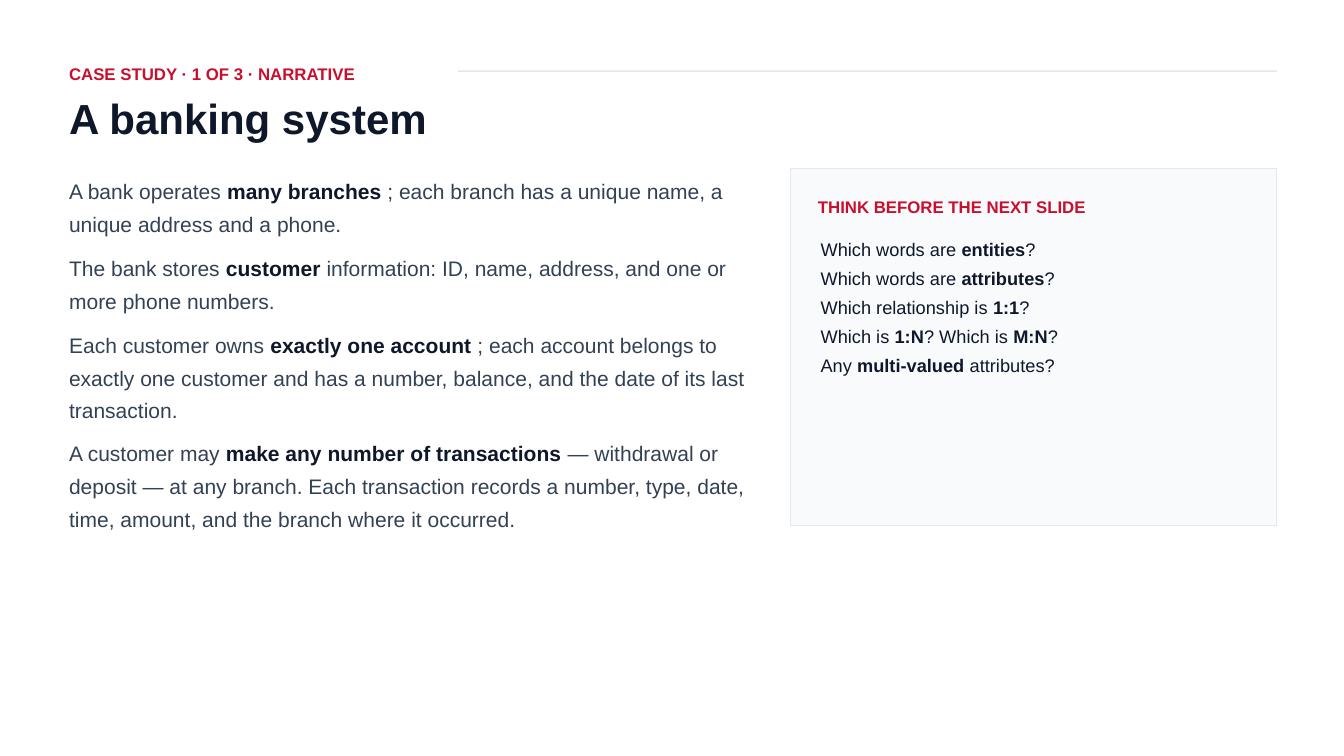
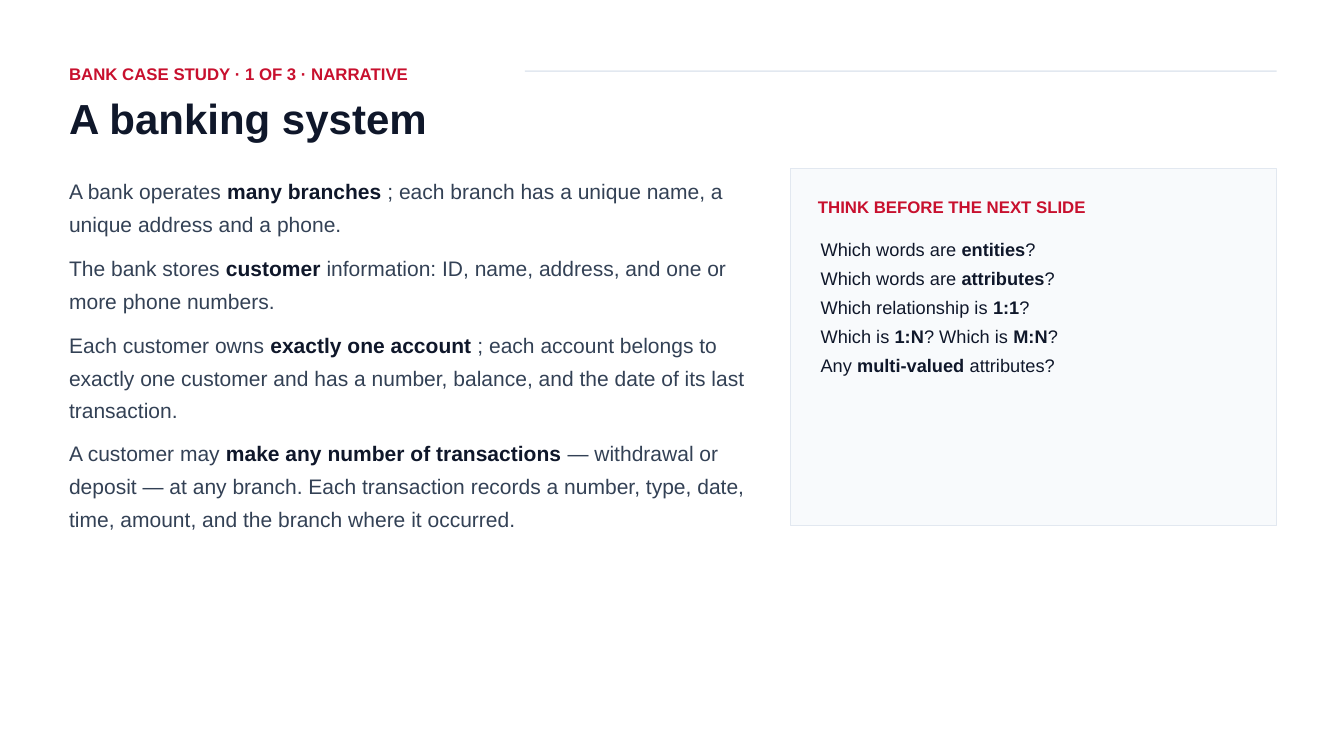
Before and after one commit to ahmedatef2007/db-slides, a slide deck: slide 16 of pptx/ITI_Database_Course_Lesson_3_Enhanced.pptx. Drawn at 1344x756 pixels with LibreOffice and Linux fonts; fonts in the diff are those of the drawing. Boxes give left, top, right and bottom in pixels: in the first picture for what was removed or moved away, otherwise in the second. Text is boxed around its words. In the diff, an @@ line names an element or a change of style, - is before the commit and + after.

```diff
--- a/pptx/ITI_Database_Course_Lesson_3_Enhanced.pptx
+++ b/pptx/ITI_Database_Course_Lesson_3_Enhanced.pptx
@@ text at [69,68,408,80]: text changed @@
-CASE STUDY · 1 OF 3 · NARRATIVE
+BANK CASE STUDY · 1 OF 3 · NARRATIVE
@@ rectangle: place and size @@
-rectangle at [458,71,1277,72]
+rectangle at [525,71,1277,72]
```
Also in this commit, not shown: 8 other slides changed, 8 other files.
